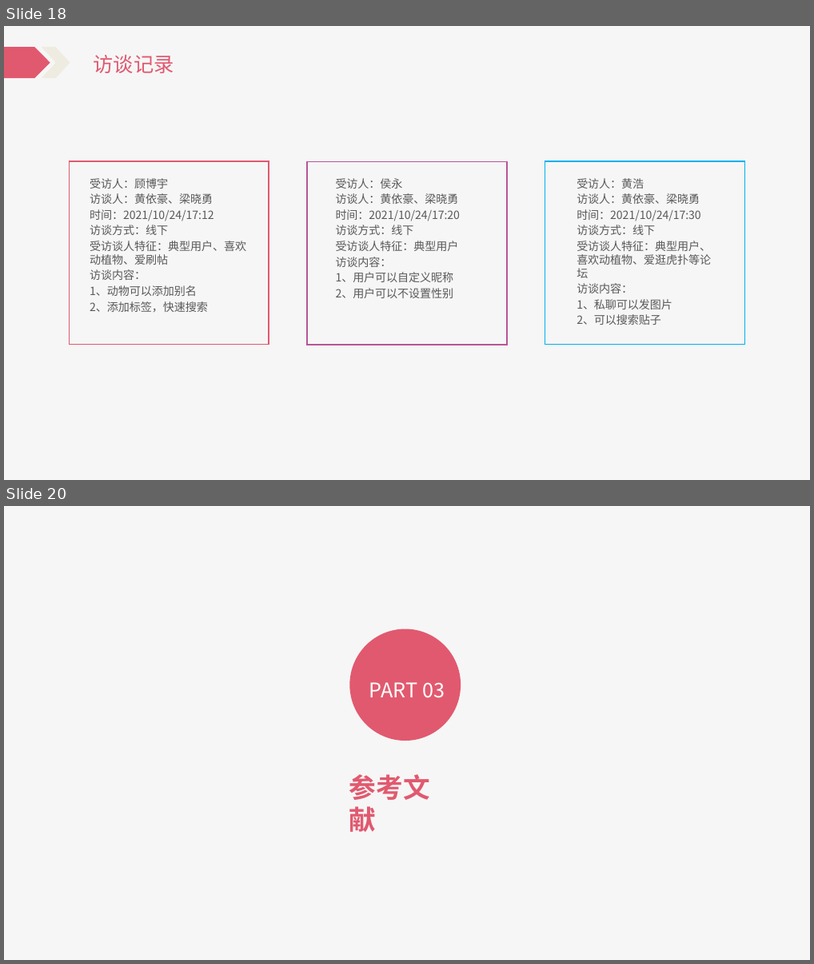
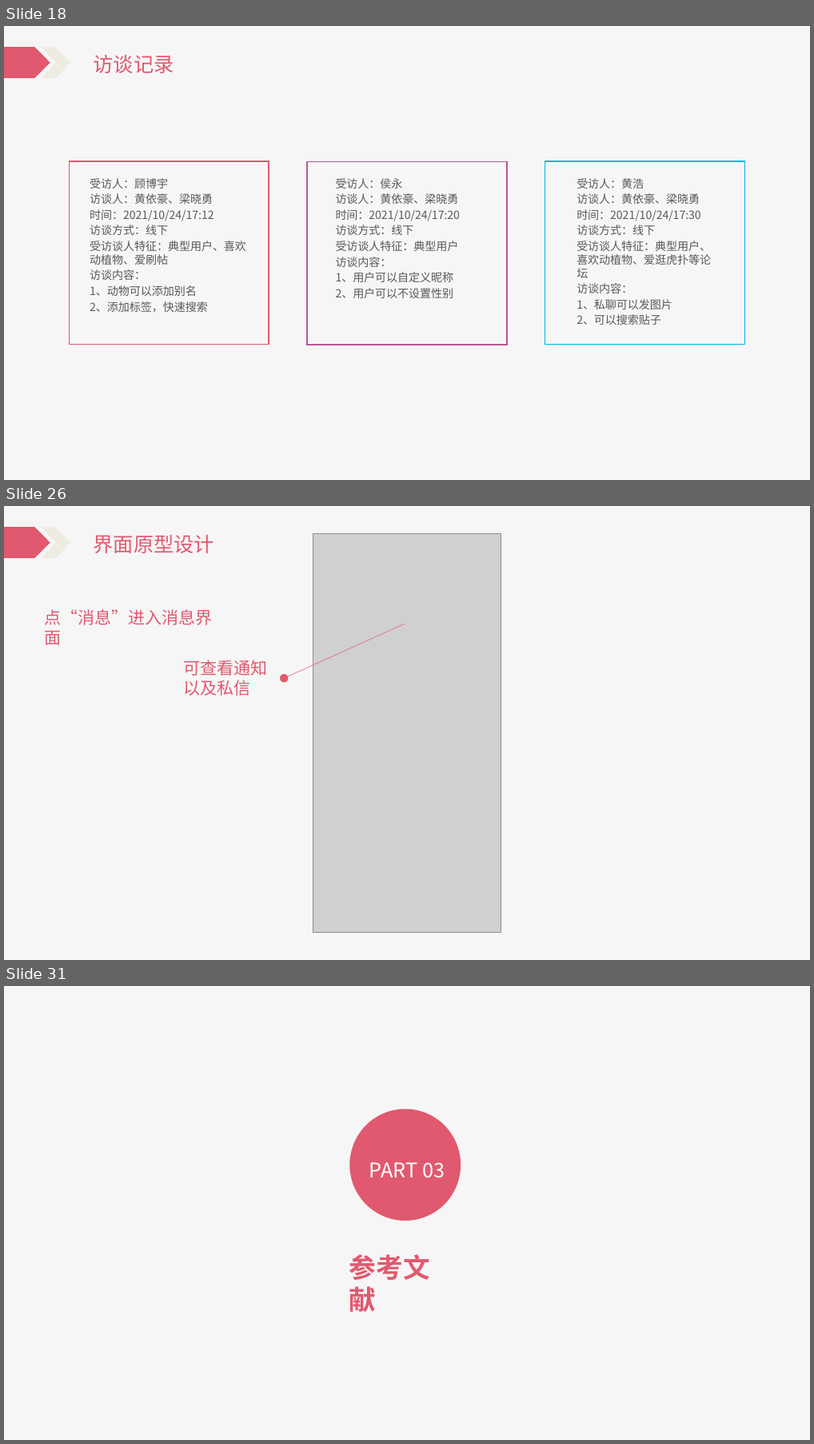
Before and after one commit to Katashixz/ZUCCbiosphere, a slide deck: 软件需求规格说明/SE2021-G005-软件需求说明.pptx. Shown one above the other, each under a label of ours: slides 18 and 20 before the commit, slides 18, 26 and 31 after it; the slides between them are not shown. The pictures are 814x964 and 814x1444 pixels, drawn with LibreOffice and Linux fonts; fonts in the diff are those of the drawing; grey boxes stand for pictures. Boxes give left, top, right and bottom in pixels: in the first picture for what was removed or moved away, otherwise in the second. Text is boxed around its words. In the diff, an @@ line names an element or a change of style, - is before the commit and + after.

```diff
--- a/软件需求规格说明/SE2021-G005-软件需求说明.pptx
+++ b/软件需求规格说明/SE2021-G005-软件需求说明.pptx
@@ slide 26 added at bbox=[4, 506, 810, 960], background #FFFFFF; not listed: 3 template elements that a slide beside it also shows @@
@@ rectangle added at bbox=[82, 524, 178, 556], fill #F6F6F6 @@
@@ text added at bbox=[91, 535, 172, 553], 24 pt, text #E1596F @@
+项目介绍
@@ text added at bbox=[94, 535, 214, 553], 24 pt, text #E1596F @@
+界面原型设计
@@ picture added at bbox=[314, 534, 502, 932] @@
@@ text added at bbox=[45, 609, 213, 645], 20 pt, text #E1596F @@
+点“消息”进入消息界面
@@ arrow added from (405, 624) to (284, 678), #E1596F 0.5 pt @@
@@ text added at bbox=[184, 660, 268, 696], 20 pt, text #E1596F @@
+可查看通知以及私信
@@ what was slide 20 is now slide 31 @@
```
Also in this commit, not shown: 4 slides changed, 11 other slides added, 1 slide removed, 14 other files.
